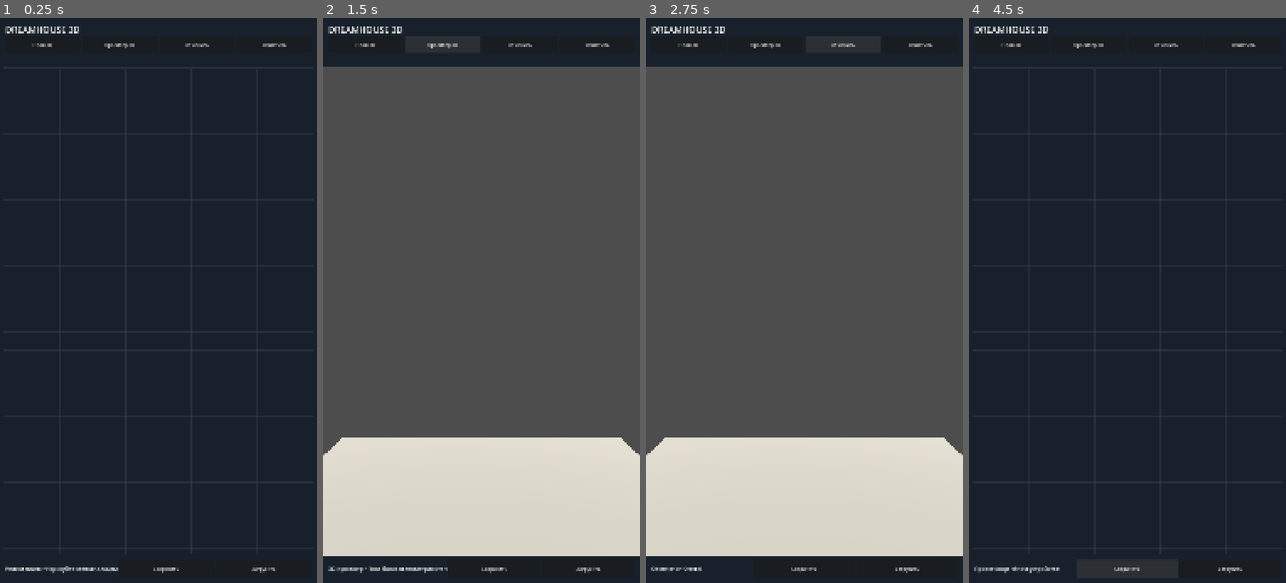
Above: before the commit, frames 1-4 (left to right).
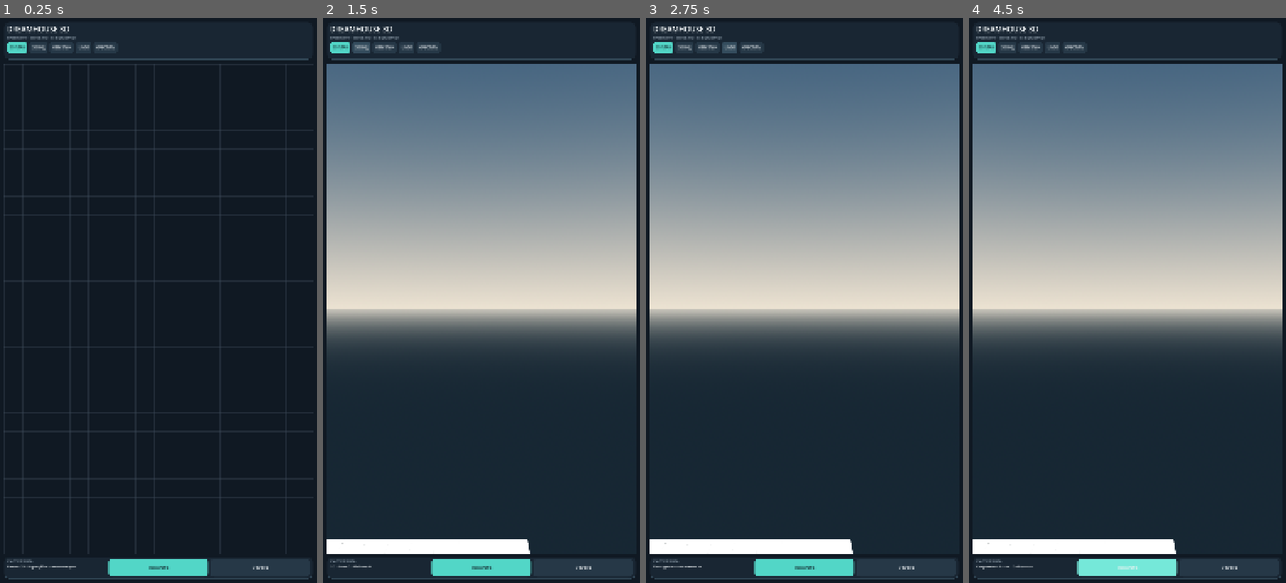
Above: after the commit, the same moments.

Repository: Phantom220-hub/Nyxvault-clinets
Game: Godot game, scene res://scenes/main.tscn
Same seed, same stepped clock (60 frames per second), same inputs: the game is played once before the commit and once after it.
Inputs (mouse positions are in pixels of both pictures, inside the frame that each line leads up to):
- Up to frame 1 (0.25 s): no input
- Up to frame 2 (1.5 s): click "План 2D" (after the commit: "2D ПЛАН") at 0.5 s; click "Просмотр 3D" (after the commit: "3D ВИД") at 1.25 s
- Up to frame 3 (2.75 s): click "Отменить" (after the commit: "UNDO") at 2 s
- Up to frame 4 (4.5 s): click (1029, 46) at 2.75 s, where only the run after the commit has a clickable "ОБЪЕКТЫ +"; click "Очистить" (after the commit: "ОЧИСТИТЬ") at 3.5 s; click "Сохранить" (after the commit: "СОХРАНИТЬ") at 4.25 s

The runs differ from the first frame. In frame 1, 8.5% of the frame differs, in the area x 1-99%, y 1-100%; in frame 2, 88%; in frame 3, 88%, in the area x 0-100%, y 1-100%; in frame 4, 55%.

Commit message:
Upgrade DreamHouse 3D visual design and 3D scene

Diff:
--- a/scripts/main.gd
+++ b/scripts/main.gd
@@ -1,95 +1,164 @@
 extends Control
-
 const PlanCanvasScript = preload("res://scripts/plan_canvas.gd")
+const WALL_HEIGHT := 2.8
+const PPM := 48.0
+const BG := Color("#101923")
+const PANEL := Color("#192633")
+const ACCENT := Color("#52D6C7")
+const TEXT := Color("#F2F6F8")
+const MUTED := Color("#9AAAB8")
 var plan_canvas: PlanCanvas
 var preview: SubViewportContainer
 var preview_world: Node3D
 var status_label: Label
 var walls: Array[Dictionary] = []
+var furniture: Array[Dictionary] = []
 var is_3d := false
+var object_menu: PopupMenu
 
 func _ready() -> void:
 	_build_interface()
+	_rebuild_3d()
 
 func _build_interface() -> void:
 	set_anchors_and_offsets_preset(Control.PRESET_FULL_RECT)
-	var background := ColorRect.new()
-	background.color = Color("#18212b")
-	background.set_anchors_and_offsets_preset(Control.PRESET_FULL_RECT)
-	add_child(background)
-
-	var header := VBoxContainer.new()
+	var bg := ColorRect.new()
+	bg.color = BG
+	bg.set_anchors_and_offsets_preset(Control.PRESET_FULL_RECT)
+	bg.mouse_filter = Control.MOUSE_FILTER_IGNORE
+	add_child(bg)
+	var header := PanelContainer.new()
 	header.set_anchors_preset(Control.PRESET_TOP_WIDE)
-	header.offset_left = 18
-	header.offset_right = -18
-	header.offset_top = 18
-	header.offset_bottom = 150
+	header.offset_left = 14
+	header.offset_right = -14
+	header.offset_top = 14
+	header.offset_bottom = 142
+	header.add_theme_stylebox_override("panel", _style(PANEL, 20))
 	add_child(header)
-
+	var stack := VBoxContainer.new()
+	stack.add_theme_constant_override("separation", 5)
+	header.add_child(stack)
 	var title := Label.new()
 	title.text = "DREAMHOUSE 3D"
-	title.add_theme_font_size_override("font_size", 30)
-	header.add_child(title)
-
+	title.add_theme_color_override("font_color", TEXT)
+	title.add_theme_font_size_override("font_size", 25)
+	stack.add_child(title)
+	var subtitle := Label.new()
+	subtitle.text = "ПРОЕКТИРУЙ • ОБСТАВЛЯЙ • ВИЗУАЛИЗИРУЙ"
+	subtitle.add_theme_color_override("font_color", MUTED)
+	subtitle.add_theme_font_size_override("font_size", 10)
+	stack.add_child(subtitle)
+	var scroll := ScrollContainer.new()
+	scroll.horizontal_scroll_mode = ScrollContainer.SCROLL_MODE_AUTO
+	scroll.vertical_scroll_mode = ScrollContainer.SCROLL_MODE_DISABLED
+	stack.add_child(scroll)
 	var tools := HBoxContainer.new()
-	tools.add_theme_constant_override("separation", 8)
-	header.add_child(tools)
-	_add_button(tools, "План 2D", _show_plan)
-	_add_button(tools, "Просмотр 3D", _show_3d)
-	_add_button(tools, "Отменить", _undo)
-	_add_button(tools, "Очистить", _clear)
+	tools.add_theme_constant_override("separation", 7)
+	scroll.add_child(tools)
+	_add_button(tools, "2D ПЛАН", _show_plan, true)
+	_add_button(tools, "3D ВИД", _show_3d, false)
+	_add_button(tools, "ОБЪЕКТЫ +", _open_object_menu, false)
+	_add_button(tools, "UNDO", _undo, false)
+	_add_button(tools, "ОЧИСТИТЬ", _clear, false)
+	object_menu = PopupMenu.new()
+	for pair in [["Диван", 0], ["Кровать", 1], ["Стол", 2], ["Кресло", 3], ["Шкаф", 4]]:
+		object_menu.add_item(pair[0], pair[1])
+	object_menu.id_pressed.connect(_on_object_selected)
+	add_child(object_menu)
 
 	plan_canvas = PlanCanvasScript.new()
 	plan_canvas.set_anchors_preset(Control.PRESET_FULL_RECT)
-	plan_canvas.offset_left = 12
-	plan_canvas.offset_top = 170
-	plan_canvas.offset_right = -12
+	plan_canvas.offset_left = 14
+	plan_canvas.offset_top = 158
+	plan_canvas.offset_right = -14
 	plan_canvas.offset_bottom = -100
 	plan_canvas.wall_created.connect(_on_wall_created)
 	add_child(plan_canvas)
 
 	preview = SubViewportContainer.new()
 	preview.set_anchors_preset(Control.PRESET_FULL_RECT)
-	preview.offset_left = 0
-	preview.offset_top = 165
-	preview.offset_right = 0
-	preview.offset_bottom = -90
+	preview.offset_left = 14
+	preview.offset_top = 158
+	preview.offset_right = -14
+	preview.offset_bottom = -100
 	preview.stretch = true
 	preview.visible = false
 	add_child(preview)
-
 	var viewport := SubViewport.new()
-	viewport.size = Vector2i(1080, 1500)
+	viewport.size = Vector2i(900, 1400)
 	viewport.render_target_update_mode = SubViewport.UPDATE_ALWAYS
+	viewport.msaa_3d = Viewport.MSAA_2X
 	preview.add_child(viewport)
 	preview_world = Node3D.new()
 	viewport.add_child(preview_world)
-	_build_3d_camera(viewport)
-
-	var footer := HBoxContainer.new()
+	_setup_3d(viewport)
+
+	var footer := PanelContainer.new()
 	footer.set_anchors_preset(Control.PRESET_BOTTOM_WIDE)
-	footer.offset_left = 18
-	footer.offset_right = -18
-	footer.offset_top = -78
-	footer.offset_bottom = -18
+	footer.offset_left = 14
+	footer.offset_right = -14
+	footer.offset_top = -88
+	footer.offset_bottom = -14
+	footer.add_theme_stylebox_override("panel", _style(PANEL, 18))
 	add_child(footer)
+	var row := HBoxContainer.new()
+	row.add_theme_constant_override("separation", 8)
+	footer.add_child(row)
+	var status_stack := VBoxContainer.new()
+	status_stack.size_flags_horizontal = Control.SIZE_EXPAND_FILL
+	row.add_child(status_stack)
+	var label := Label.new()
+	label.text = "СТАТУС ПРОЕКТА"
+	label.add_theme_color_override("font_color", MUTED)
+	label.add_theme_font_size_override("font_size", 10)
+	status_stack.add_child(label)
 	status_label = Label.new()
-	status_label.text = "Режим плана • Нарисуйте стены пальцем"
-	status_label.size_flags_horizontal = Control.SIZE_EXPAND_FILL
-	status_label.add_theme_font_size_override("font_size", 18)
-	footer.add_child(status_label)
-	_add_button(footer, "Сохранить", _save_project)
-	_add_button(footer, "Загрузить", _load_project)
-
-func _add_button(parent: Container, caption: String, callback: Callable) -> void:
-	var button := Button.new()
-	button.text = caption
-	button.custom_minimum_size = Vector2(0, 54)
-	button.size_flags_horizontal = Control.SIZE_EXPAND_FILL
-	button.pressed.connect(callback)
-	parent.add_child(button)
-
-func _on_wall_created(a: Vector2, b: Vector2) -> void:
+	status_label.text = "Режим 2D • Нарисуйте стены пальцем"
+	status_label.add_theme_color_override("font_color", TEXT)
+	status_label.add_theme_font_size_override("font_size", 12)
+	status_stack.add_child(status_label)
+	_add_button(row, "СОХРАНИТЬ", _save_project, true)
+	_add_button(row, "ОТКРЫТЬ", _load_project, false)
+
+func _style(color: Color, radius: int) -> StyleBoxFlat:
+	var s := StyleBoxFlat.new()
+	s.bg_color = color
+	s.corner_radius_top_left = radius
+	s.corner_radius_top_right = radius
+	s.corner_radius_bottom_left = radius
+	s.corner_radius_bottom_right = radius
+	s.border_color = Color("#304554")
+	s.border_width_bottom = 1
+	s.content_margin_left = 10
+	s.content_margin_right = 10
+	s.content_margin_top = 7
+	s.content_margin_bottom = 7
+	return s
+
+func _add_button(parent: Container, caption: String, callback: Callable, accent: bool) -> void:
+	var b := Button.new()
+	b.text = caption
+	b.custom_minimum_size = Vector2(0, 43)
+	b.size_flags_horizontal = Control.SIZE_EXPAND_FILL
+	b.add_theme_font_size_override("font_size", 11)
+	b.add_theme_color_override("font_color", Color("#10242A") if accent else TEXT)
+	b.add_theme_stylebox_override("normal", _style(ACCENT if accent else Color("#263847"), 11))
+	b.add_theme_stylebox_override("hover", _style(Color("#75E8D9") if accent else Color("#344C5D"), 11))
+	b.pressed.connect(callback)
+	parent.add_child(b)
+
+func _open_object_menu() -> void:
+	object_menu.position = Vector2i(22, 150)
+	object_menu.popup()
+
+func _on_object_selected(id: int) -> void:
+	var names := ["Диван", "Кровать", "Стол", "Кресло", "Шкаф"]
+	furniture.append({"kind": id, "position": Vector2.ZERO})
+	status_label.text = "Добавлен объект: %s • Всего: %d" % [names[id], furniture.size()]
+	if is_3d:
+		_rebuild_3d()
+
+func _on_wall_created(_a: Vector2, _b: Vector2) -> void:
 	walls = plan_canvas.walls.duplicate(true)
 	status_label.text = "Стены: %d • Добавлена новая стена" % walls.size()
 
@@ -97,82 +166,160 @@
 	is_3d = false
 	plan_canvas.visible = true
 	preview.visible = false
-	status_label.text = "Режим плана • Нарисуйте стены пальцем"
+	status_label.text = "2D-план • Касайтесь и ведите пальцем"
 
 func _show_3d() -> void:
 	is_3d = true
+	walls = plan_canvas.walls.duplicate(true)
 	plan_canvas.visible = false
 	preview.visible = true
 	_rebuild_3d()
-	status_label.text = "3D-просмотр • Пока базовая геометрия стен"
+	status_label.text = "3D • Стен: %d • Мебели: %d" % [walls.size(), furniture.size()]
 
 func _undo() -> void:
 	plan_canvas.undo()
 	walls = plan_canvas.walls.duplicate(true)
-	status_label.text = "Отменено • Стен: %d" % walls.size()
+	status_label.text = "Последняя стена отменена"
 	if is_3d:
 		_rebuild_3d()
 
 func _clear() -> void:
 	plan_canvas.clear_plan()
 	walls.clear()
+	furniture.clear()
 	status_label.text = "План очищен"
 	if is_3d:
 		_rebuild_3d()
 
-func _build_3d_camera(viewport: SubViewport) -> void:
+func _setup_3d(_viewport: SubViewport) -> void:
+	var world_env := WorldEnvironment.new()
+	var env := Environment.new()
+	env.background_mode = Environment.BG_SKY
+	var sky := Sky.new()
+	var sky_mat := ProceduralSkyMaterial.new()
+	sky_mat.sky_top_color = Color("#243F59")
+	sky_mat.sky_horizon_color = Color("#D8C9B2")
+	sky_mat.ground_bottom_color = Color("#17232C")
+	sky_mat.ground_horizon_color = Color("#A9A59A")
+	sky.sky_material = sky_mat
+	env.sky = sky
+	env.ambient_light_source = Environment.AMBIENT_SOURCE_SKY
+	env.tonemap_mode = Environment.TONE_MAPPER_FILMIC
+	world_env.environment = env
+	preview_world.add_child(world_env)
 	var camera := Camera3D.new()
-	camera.position = Vector3(0, 9, 13)
-	camera.look_at(Vector3(0, 0, 0), Vector3.UP)
+	camera.position = Vector3(10, 10, 12)
+	camera.fov = 48.0
+	camera.look_at(Vector3.ZERO, Vector3.UP)
+	preview_world.add_child(camera)
 	camera.current = true
-	preview_world.add_child(camera)
-	var light := DirectionalLight3D.new()
-	light.rotation_degrees = Vector3(-55, -25, 0)
-	light.light_energy = 1.4
-	preview_world.add_child(light)
+	var sun := DirectionalLight3D.new()
+	sun.rotation_degrees = Vector3(-48, -32, 0)
+	sun.light_energy = 1.4
+	sun.shadow_enabled = true
+	preview_world.add_child(sun)
+	var fill := OmniLight3D.new()
+	fill.position = Vector3(0, 5, 0)
+	fill.light_energy = 0.55
+	fill.omni_range = 18.0
+	preview_world.add_child(fill)
+
+func _mat(color: Color, rough: float = 0.8) -> StandardMaterial3D:
+	var m := StandardMaterial3D.new()
+	m.albedo_color = color
+	m.roughness = rough
+	return m
+
+func _box(parent: Node3D, size_3d: Vector3, pos: Vector3, material: Material) -> MeshInstance3D:
+	var mesh := MeshInstance3D.new()
+	var shape := BoxMesh.new()
+	shape.size = size_3d
+	mesh.mesh = shape
+	mesh.position = pos
+	mesh.material_override = material
+	parent.add_child(mesh)
+	return mesh
 
 func _rebuild_3d() -> void:
+	if not is_instance_valid(preview_world):
+		return
 	for child in preview_world.get_children():
-		if child is MeshInstance3D:
+		if child.is_in_group("generated"):
 			child.queue_free()
-	var floor_mesh := MeshInstance3D.new()
-	var plane := PlaneMesh.new()
-	plane.size = Vector2(20, 20)
-	floor_mesh.mesh = plane
-	var floor_material := StandardMaterial3D.new()
-	floor_material.albedo_color = Color("#c8c4b8")
-	floor_mesh.material_override = floor_material
-	floor_mesh.position.y = -0.08
-	preview_world.add_child(floor_mesh)
-
+	var root := Node3D.new()
+	root.add_to_group("generated")
+	preview_world.add_child(root)
+	var floor_mat := _mat(Color("#D9D2C4"), 0.95)
+	var grid_mat := _mat(Color("#B8B1A4"), 0.8)
+	_box(root, Vector3(24, 0.12, 24), Vector3(0, -0.12, 0), floor_mat)
+	for i in range(-12, 13):
+		_box(root, Vector3(0.012, 0.006, 24), Vector3(i, -0.055, 0), grid_mat)
+		_box(root, Vector3(24, 0.006, 0.012), Vector3(0, -0.054, i), grid_mat)
+	var wall_mat := _mat(Color("#F0E9DC"), 0.82)
+	var trim_mat := _mat(Color("#BDAA8F"), 0.6)
 	for wall in walls:
 		var a: Vector2 = wall.a
 		var b: Vector2 = wall.b
-		var midpoint := (a + b) * 0.5
-		var length := a.distance_to(b) / 32.0
+		var mid := (a + b) * 0.5
+		var length := a.distance_to(b) / PPM
 		var angle := atan2(b.y - a.y, b.x - a.x)
-		var mesh_instance := MeshInstance3D.new()
-		var box := BoxMesh.new()
-		box.size = Vector3(maxf(length, 0.2), 2.6, 0.16)
-		mesh_instance.mesh = box
-		var material := StandardMaterial3D.new()
-		material.albedo_color = Color("#e8e2d5")
-		mesh_instance.material_override = material
-		mesh_instance.position = Vector3((midpoint.x - 540.0) / 32.0, 1.3, (midpoint.y - 850.0) / 32.0)
-		mesh_instance.rotation.y = -angle
-		preview_world.add_child(mesh_instance)
+		var center := Vector3((mid.x - plan_canvas.size.x * 0.5) / PPM, 1.4, (mid.y - plan_canvas.size.y * 0.5) / PPM)
+		var segment := _box(root, Vector3(maxf(length, 0.12), WALL_HEIGHT, 0.16), center, wall_mat)
+		segment.rotation.y = -angle
+		var skirting := _box(root, Vector3(maxf(length, 0.12), 0.1, 0.19), Vector3(center.x, 0.1, center.z), trim_mat)
+		skirting.rotation.y = -angle
+		var crown := _box(root, Vector3(maxf(length, 0.12), 0.07, 0.19), Vector3(center.x, WALL_HEIGHT - 0.035, center.z), trim_mat)
+		crown.rotation.y = -angle
+	for item in furniture:
+		_add_furniture(root, item)
+
+func _add_furniture(root: Node3D, item: Dictionary) -> void:
+	var kind := int(item.get("kind", 0))
+	var p: Vector2 = item.get("position", Vector2.ZERO)
+	var c := Vector3(p.x, 0, p.y)
+	var wood := _mat(Color("#8B6549"), 0.5)
+	var fabric := _mat(Color("#477E83"), 0.95)
+	var soft := _mat(Color("#B7D0C8"), 0.95)
+	var metal := _mat(Color("#333E47"), 0.35)
+	match kind:
+		0:
+			_box(root, Vector3(2.1, 0.42, 0.85), c + Vector3(0, 0.42, 0), fabric)
+			_box(root, Vector3(2.1, 0.72, 0.2), c + Vector3(0, 0.86, -0.33), fabric)
+			for x in [-0.88, 0.88]:
+				_box(root, Vector3(0.2, 0.72, 0.85), c + Vector3(x, 0.68, 0), fabric)
+			_box(root, Vector3(1.5, 0.12, 0.58), c + Vector3(0, 0.7, 0.04), soft)
+		1:
+			_box(root, Vector3(2.2, 0.28, 2.7), c + Vector3(0, 0.38, 0), wood)
+			_box(root, Vector3(2.05, 0.22, 2.5), c + Vector3(0, 0.62, 0), soft)
+			_box(root, Vector3(2.2, 1.1, 0.16), c + Vector3(0, 0.85, -1.32), wood)
+		2:
+			_box(root, Vector3(1.8, 0.12, 1.1), c + Vector3(0, 0.95, 0), wood)
+			for x in [-0.72, 0.72]:
+				for z in [-0.38, 0.38]:
+					_box(root, Vector3(0.09, 0.9, 0.09), c + Vector3(x, 0.45, z), metal)
+		3:
+			_box(root, Vector3(0.95, 0.42, 0.9), c + Vector3(0, 0.48, 0), fabric)
+			_box(root, Vector3(0.95, 0.8, 0.18), c + Vector3(0, 0.92, -0.36), fabric)
+		4:
+			_box(root, Vector3(1.25, 2.1, 0.65), c + Vector3(0, 1.05, 0), wood)
+			_box(root, Vector3(0.025, 1.9, 0.02), c + Vector3(0, 1.05, 0.34), metal)
 
 func _save_project() -> void:
-	var data := {"walls": []}
-	for wall in walls:
-		data.walls.append({"a": [wall.a.x, wall.a.y], "b": [wall.b.x, wall.b.y]})
+	var wall_data: Array[Dictionary] = []
+	for w in walls:
+		wall_data.append({"a": [w.a.x, w.a.y], "b": [w.b.x, w.b.y]})
+	var furniture_data: Array[Dictionary] = []
+	for item in furniture:
+		var p: Vector2 = item.get("position", Vector2.ZERO)
+		furniture_data.append({"kind": item.get("kind", 0), "position": [p.x, p.y]})
+	var data := {"version": 2, "walls": wall_data, "furniture": furniture_data}
 	var file := FileAccess.open("user://dreamhouse_project.json", FileAccess.WRITE)
 	if file == null:
 		status_label.text = "Ошибка сохранения"
 		return
 	file.store_string(JSON.stringify(data, "\t"))
 	file.close()
-	status_label.text = "Проект сохранён на устройстве"
+	status_label.text = "Сохранено • %d стен • %d объектов" % [walls.size(), furniture.size()]
 
 func _load_project() -> void:
 	if not FileAccess.file_exists("user://dreamhouse_project.json"):
@@ -180,19 +327,23 @@
 		return
 	var file := FileAccess.open("user://dreamhouse_project.json", FileAccess.READ)
 	if file == null:
-		status_label.text = "Не удалось открыть файл"
-		return
-	var parsed = JSON.parse_string(file.get_as_text())
+		status_label.text = "Не удалось открыть проект"
+		return
+	var data: Variant = JSON.parse_string(file.get_as_text())
 	file.close()
-	if typeof(parsed) != TYPE_DICTIONARY or not parsed.has("walls"):
+	if not data is Dictionary or not data.has("walls"):
 		status_label.text = "Файл проекта повреждён"
 		return
 	walls.clear()
-	for item in parsed.walls:
-		if item.has("a") and item.has("b") and item.a.size() == 2 and item.b.size() == 2:
-			walls.append({"a": Vector2(item.a[0], item.a[1]), "b": Vector2(item.b[0], item.b[1])})
+	for item in data.get("walls", []):
+		if item is Dictionary and item.has("a") and item.has("b") and item.a.size() == 2 and item.b.size() == 2:
+			walls.append({"a": Vector2(float(item.a[0]), float(item.a[1])), "b": Vector2(float(item.b[0]), float(item.b[1]))})
+	furniture.clear()
+	for item in data.get("furniture", []):
+		if item is Dictionary and item.has("kind") and item.has("position") and item.position.size() == 2:
+			furniture.append({"kind": int(item.kind), "position": Vector2(float(item.position[0]), float(item.position[1]))})
 	plan_canvas.walls = walls.duplicate(true)
 	plan_canvas.queue_redraw()
-	status_label.text = "Проект загружен • Стен: %d" % walls.size()
+	status_label.text = "Загружено • %d стен • %d объектов" % [walls.size(), furniture.size()]
 	if is_3d:
 		_rebuild_3d()
